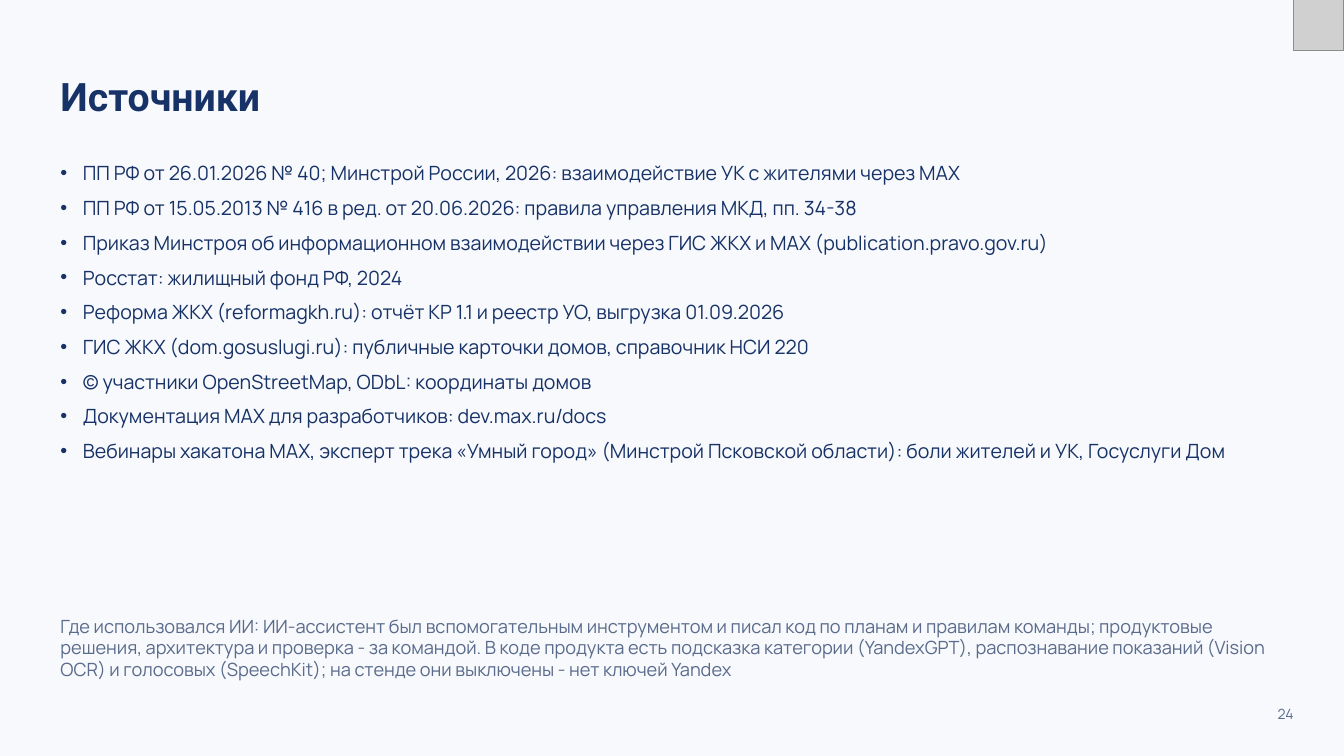
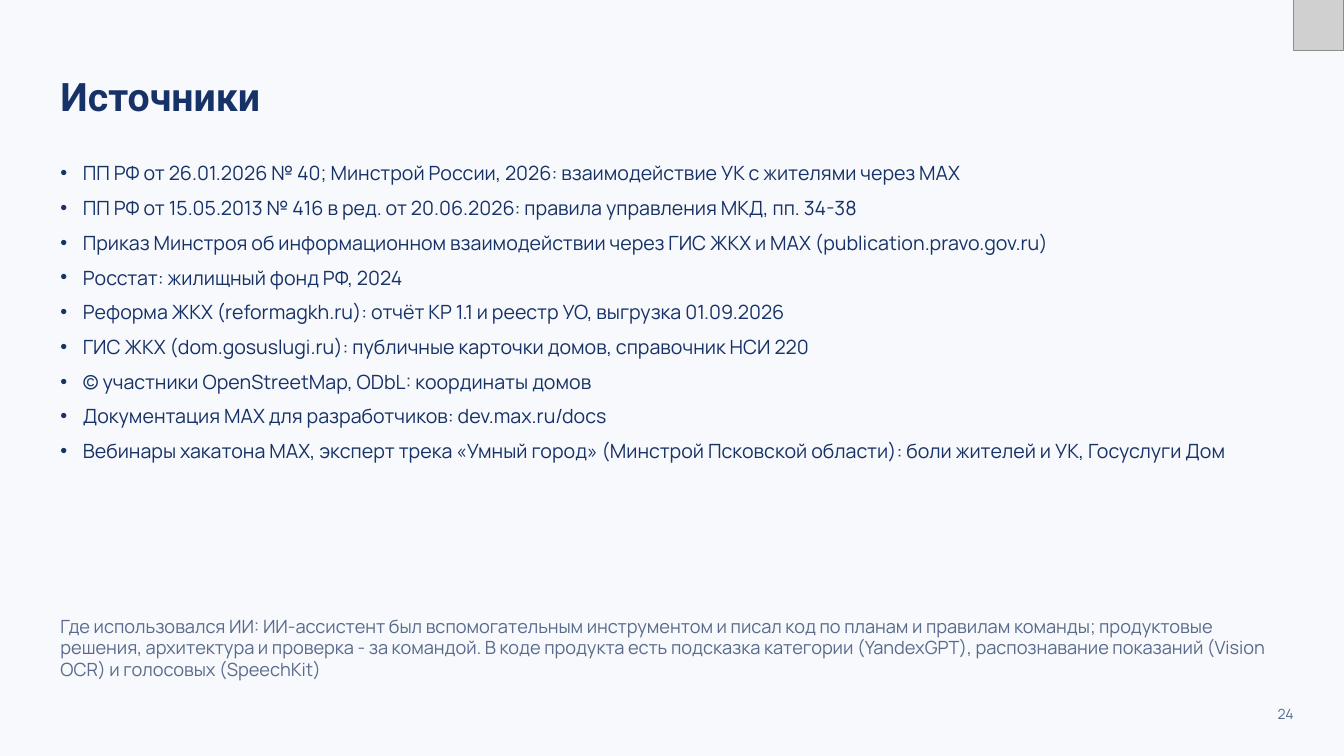
Before and after one commit to K1rL3s/vkmax-mobilization, a slide deck: slide 24 of docs/preza/zheka.pptx. Drawn at 1344x756 pixels with LibreOffice and Linux fonts; fonts in the diff are those of the drawing; grey boxes stand for pictures. Boxes give left, top, right and bottom in pixels: in the first picture for what was removed or moved away, otherwise in the second. Text is boxed around its words. In the diff, an @@ line names an element or a change of style, - is before the commit and + after.

```diff
--- a/docs/preza/zheka.pptx
+++ b/docs/preza/zheka.pptx
@@ text at box(60, 620, 1265, 681): text changed @@
-Где использовался ИИ: ИИ-ассистент был вспомогательным инструментом и писал код по планам и правилам команды; продуктовые решения, архитектура и проверка - за командой. В коде продукта есть подсказка категории (YandexGPT), распознавание показаний (Vision OCR) и голосовых (SpeechKit); на стенде они выключены - нет ключей Yandex
+Где использовался ИИ: ИИ-ассистент был вспомогательным инструментом и писал код по планам и правилам команды; продуктовые решения, архитектура и проверка - за командой. В коде продукта есть подсказка категории (YandexGPT), распознавание показаний (Vision OCR) и голосовых (SpeechKit)
```
Also in this commit, not shown: 4 other slides changed, 3 other files.
